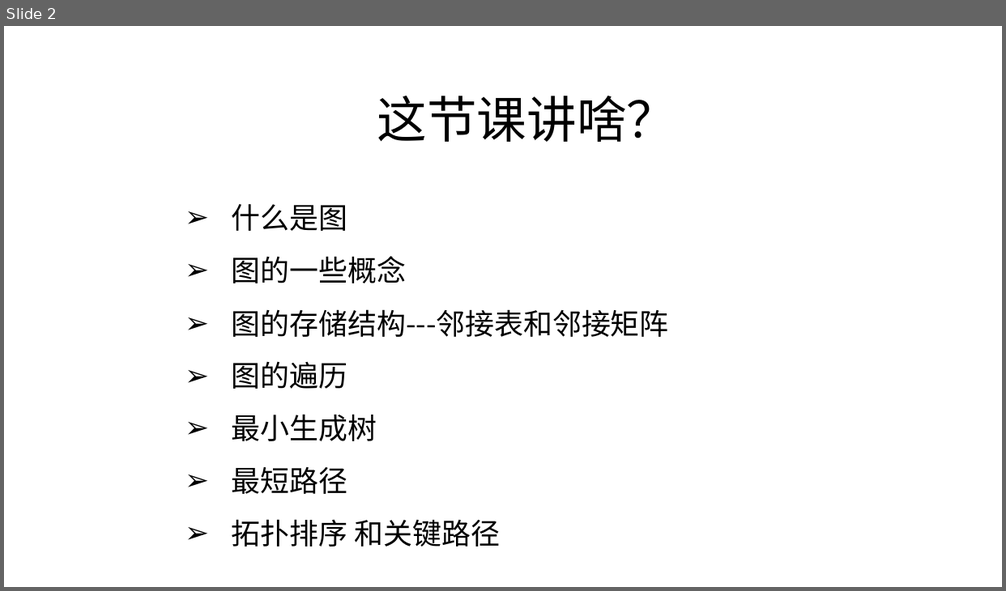
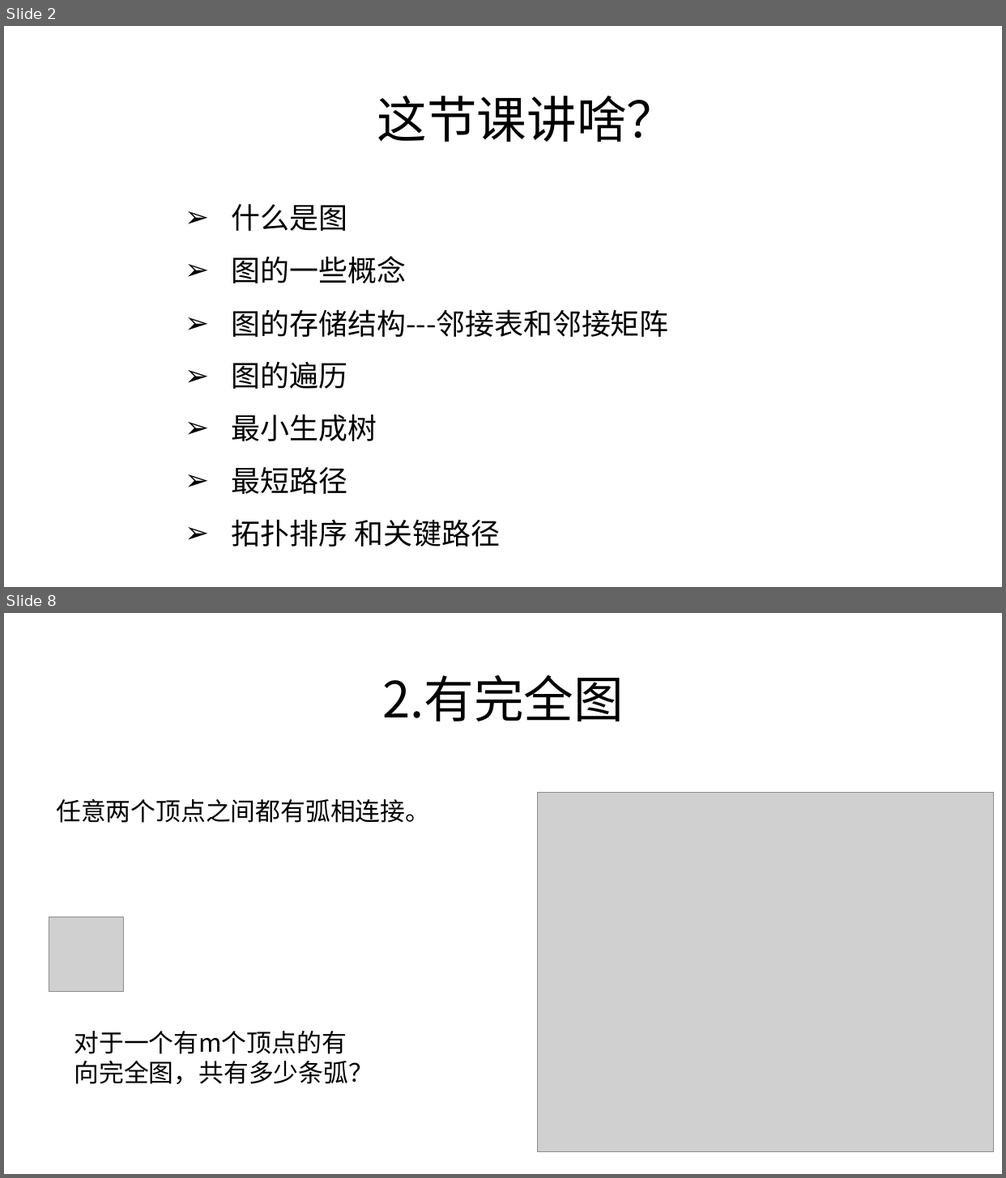
Before and after one commit to zjyesir/hmc_data_structure, a slide deck: ppt/7.图.pptx. Shown one above the other, each under a label of ours: slide 2 before the commit, slides 2 and 8 after it; the slides between them are not shown. The pictures are 1006x591 and 1006x1178 pixels, drawn with LibreOffice and Linux fonts; fonts in the diff are those of the drawing; grey boxes stand for pictures; background and template pictures are left out. Boxes give left, top, right and bottom in pixels: in the first picture for what was removed or moved away, otherwise in the second. Text is boxed around its words. In the diff, an @@ line names an element or a change of style, - is before the commit and + after.

```diff
--- a/ppt/7.图.pptx
+++ b/ppt/7.图.pptx
@@ slide 8 added at (x1=4, y1=613, x2=1002, y2=1174), background picture (left out) @@
@@ text added at (x1=382, y1=675, x2=624, y2=722), 48 pt, text #000000 @@
+2.有完全图
@@ text added at (x1=56, y1=799, x2=430, y2=823), 24 pt, text #000000 @@
+任意两个顶点之间都有弧相连接。
@@ picture added at (x1=537, y1=792, x2=993, y2=1152) @@
@@ picture added at (x1=49, y1=917, x2=124, y2=992) @@
@@ text added at (x1=74, y1=1031, x2=373, y2=1084), 24 pt, text #000000 @@
+对于一个有m个顶点的有向完全图，共有多少条弧？
```
Also in this commit, not shown: 4 slides changed, 28 other slides added, 8 other files.
